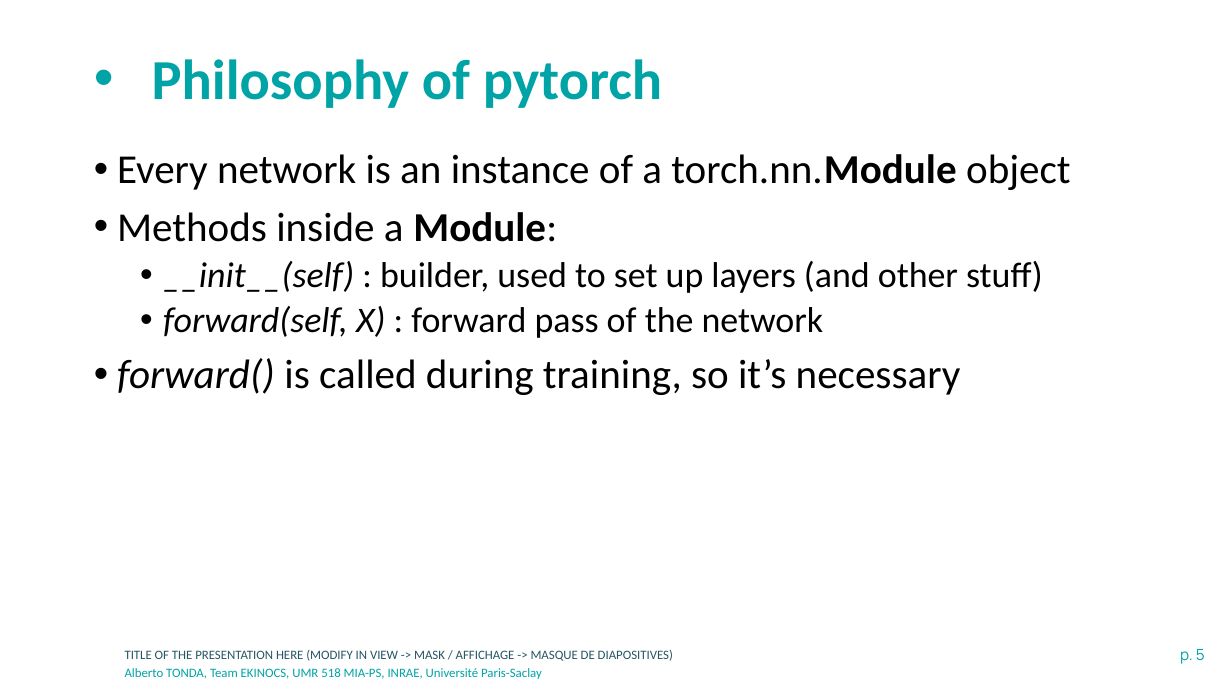
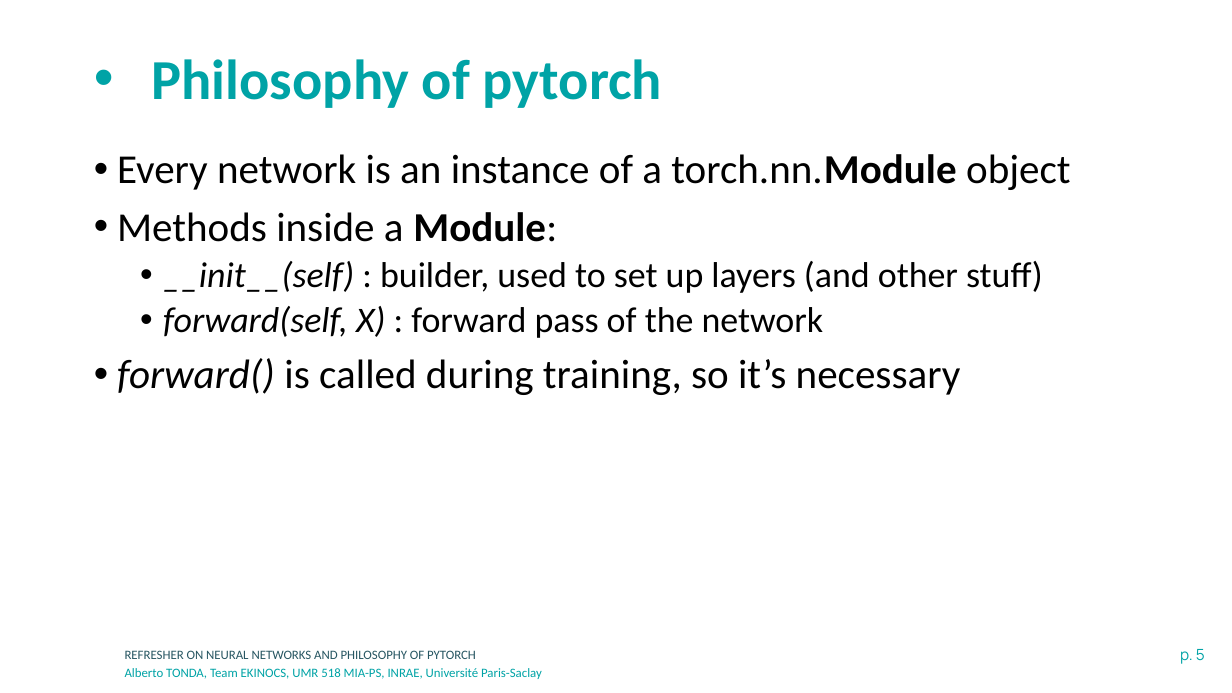
Before and after one commit to albertotonda/teaching, a slide deck: slide 5 of deep-learning-in-practice-with-pytorch/2-neural-networks-and-pytorch.pptx. Drawn at 1232x693 pixels with LibreOffice and Linux fonts; fonts in the diff are those of the drawing; background and template pictures are left out. Boxes give left, top, right and bottom in pixels: in the first picture for what was removed or moved away, otherwise in the second. Text is boxed around its words. In the diff, an @@ line names an element or a change of style, - is before the commit and + after.

```diff
--- a/deep-learning-in-practice-with-pytorch/2-neural-networks-and-pytorch.pptx
+++ b/deep-learning-in-practice-with-pytorch/2-neural-networks-and-pytorch.pptx
@@ text at [125,650,476,659]: text changed @@
-TITLE OF THE PRESENTATION HERE (MODIFY IN VIEW -> MASK / AFFICHAGE -> MASQUE DE DIAPOSITIVES)
+REFRESHER ON NEURAL NETWORKS AND PHILOSOPHY OF PYTORCH
```
Also in this commit, not shown: 4 other slides changed, 5 slides added, 7 other files.
